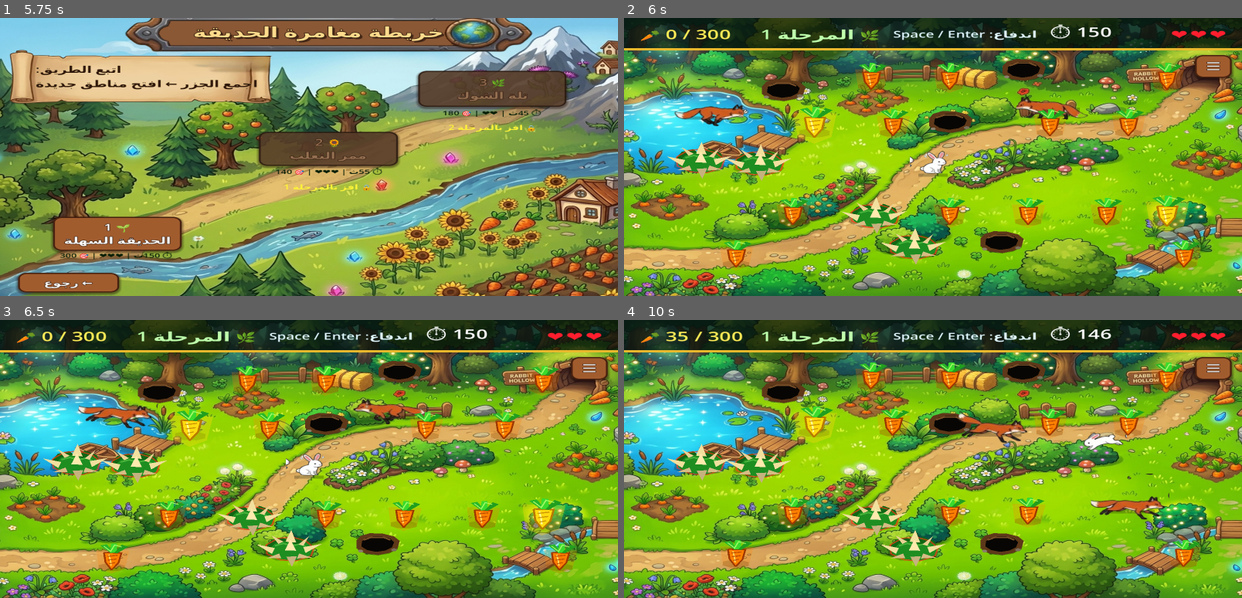
Above: before the commit, frames 1-4 (two rows, left to right).
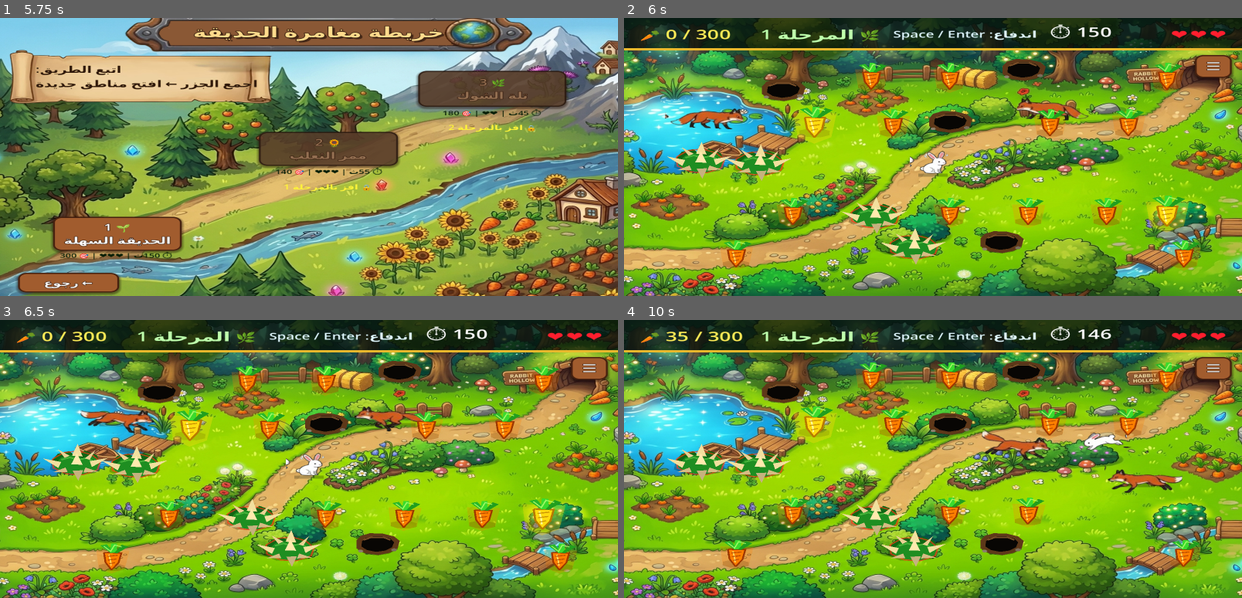
Above: after the commit, the same moments.

Repository: hamzabasem900-source/RUBBY
Game: Godot game, scene res://scenes/MainMenu.tscn
The game is run twice, just before and just after one commit, with the same random seed, the same clock (stepped at 60 frames per second) and the same inputs.
Inputs (mouse positions are in pixels of both pictures, inside the frame that each line leads up to):
- Up to frame 1 (5.75 s): click "⚙" at 0.5 s; click "العربية" at 1.25 s; click "1280 x 720" at 2 s; click "عادي" at 2.75 s; click "استعادة الافتراضي" at 3.5 s; click "رجوع" at 4.25 s; click "▶ ابدأ اللعب" at 5 s
- Up to frame 2 (6 s): click "🌱 1 الحديقة السهلة" at 5.75 s
- Up to frame 3 (6.5 s): no input
- Up to frame 4 (10 s): tap Enter (ui_accept) at 6.5, 6.77, 7.52, 9.02, 9.77 s; move the mouse to (1068, 445) at 6.52 s; hold D (move_right) 6.53-7.28 s; click (1068, 445) at 6.67 s; move the mouse to (809, 472) at 7.27 s; hold S (move_down) 7.28-8.03 s; move the mouse to (994, 397) at 8.02 s; hold D (move_right) 8.03-8.78 s; move the mouse to (902, 514) at 8.77 s; hold W (move_up) 8.78-9.53 s; click (902, 514) at 8.92 s; move the mouse to (1118, 500) at 9.52 s; hold A (move_left) from 9.53 s (still down)

Frame 1 is identical in both runs. In frame 2, 0.9% of the frame differs, in the area x 6-77%, y 21-40%; in frame 3, 1.5%; in frame 4, 2.2%, in the area x 54-91%, y 26-72%.

Commit message:
Slightly increase fox speed

Diff:
--- a/scripts/enemy_fox.gd
+++ b/scripts/enemy_fox.gd
@@ -11,8 +11,8 @@
 const FOX_SHEET_ROWS: int = 4
 
 @export var patrol_distance: float = 100.0
-@export var patrol_speed: float = 62.0
-@export var chase_speed: float = 132.0
+@export var patrol_speed: float = 68.0
+@export var chase_speed: float = 145.0
 @export var chase_range: float = 9999.0
 @export var acceleration: float = 520.0
 @export var arrival_distance: float = 52.0
--- a/scripts/game_level.gd
+++ b/scripts/game_level.gd
@@ -387,28 +387,28 @@
 		fox.patrol_distance = randf_range(100.0, 190.0)
 	if "move_right_first" in fox:
 		fox.move_right_first = fox_index % 2 == 0
-	var fox_count := max(int(config.get("fox_count", 1)), 1)
-	var side := -1.0 if fox_index % 2 == 0 else 1.0
+	var fox_count: int = int(config.get("fox_count", 1))
+	if fox_count < 1:
+		fox_count = 1
+	var side: float = -1.0 if fox_index % 2 == 0 else 1.0
 	if "chase_flank_angle" in fox:
 		fox.chase_flank_angle = (TAU / fox_count) * fox_index
 	if "chase_flank_side" in fox:
 		fox.chase_flank_side = side
 	if "chase_flank_distance" in fox:
-		fox.chase_flank_distance = 150.0 if GameManager.current_level == 1 else 85.0
+		fox.chase_flank_distance = 75.0 if GameManager.current_level == 1 else 55.0
 	if "chase_lead_distance" in fox:
 		fox.chase_lead_distance = 0.0
-		if GameManager.current_level == 1:
-			fox.chase_lead_distance = 35.0 if fox_index % 2 == 0 else -25.0
 	if "chase_weave_strength" in fox:
-		fox.chase_weave_strength = 32.0 if GameManager.current_level == 1 else 18.0
+		fox.chase_weave_strength = 8.0 if GameManager.current_level == 1 else 5.0
 	if "chase_weave_phase" in fox:
 		fox.chase_weave_phase = float(fox_index) * PI
 	if "separation_distance" in fox:
-		fox.separation_distance = 150.0 if GameManager.current_level == 1 else 90.0
+		fox.separation_distance = 95.0 if GameManager.current_level == 1 else 75.0
 	if "separation_strength" in fox:
-		fox.separation_strength = 260.0 if GameManager.current_level == 1 else 170.0
+		fox.separation_strength = 150.0 if GameManager.current_level == 1 else 130.0
 	if "chase_speed" in fox and GameManager.current_level == 1:
-		fox.chase_speed = 124.0 + float(fox_index % 2) * 24.0
+		fox.chase_speed = 136.0 + float(fox_index % 2) * 24.0
 
 # ── Transitions ───────────────────────────────────────────────────────────────
 
